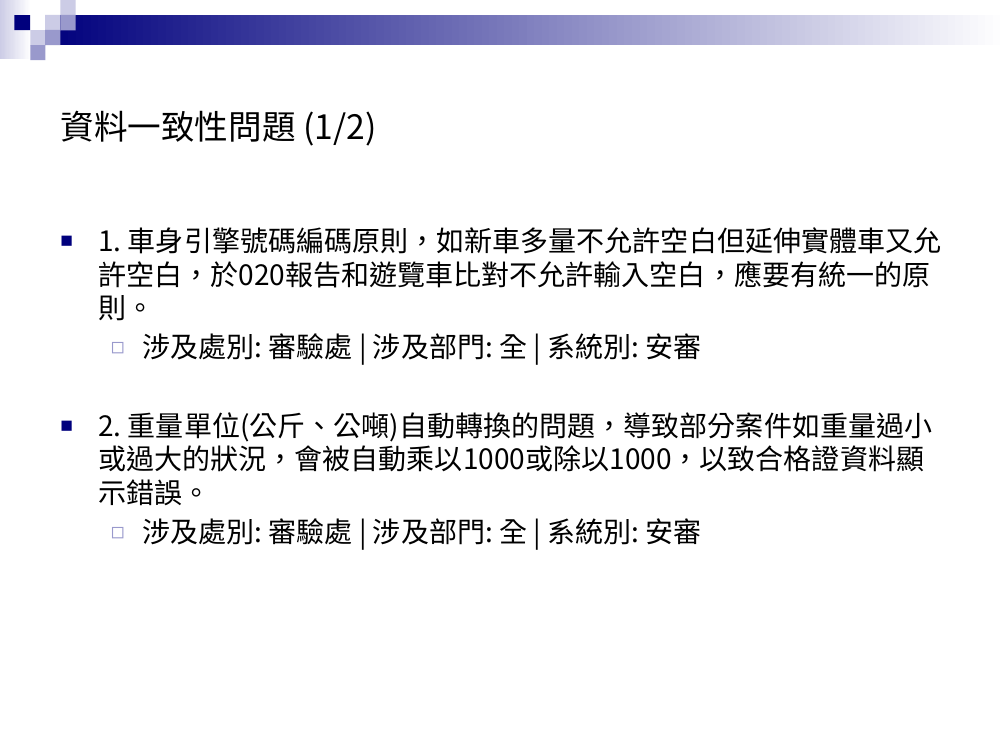
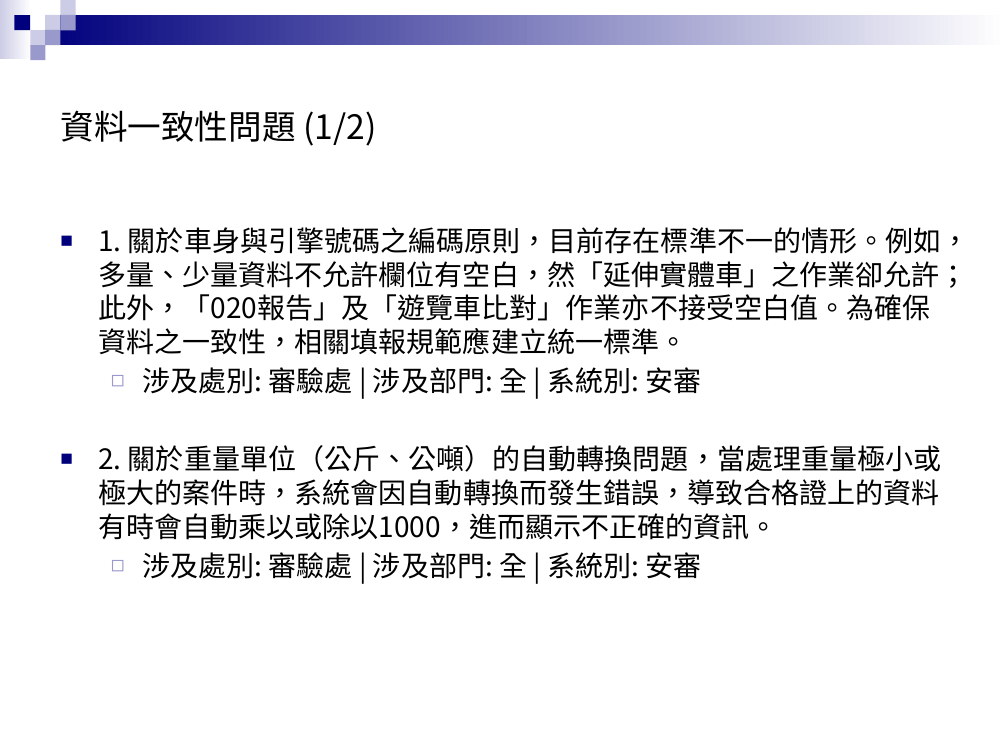
Before and after one commit to zx90316/202508-----, a slide deck: slide 25 of 系統交流會議題簡報.pptx (slide 19 before the commit). Drawn at 1008x756 pixels with LibreOffice and Linux fonts; fonts in the diff are those of the drawing; background and template pictures are left out. Boxes give left, top, right and bottom in pixels: in the first picture for what was removed or moved away, otherwise in the second. Text is boxed around its words. In the diff, an @@ line names an element or a change of style, - is before the commit and + after.

```diff
--- a/系統交流會議題簡報.pptx
+++ b/系統交流會議題簡報.pptx
@@ text at (98, 227, 970, 355): text changed @@
-■ 1. 車身引擎號碼編碼原則，如新車多量不允許空白但延伸實體車又允許空白，於020報告和遊覽車比對不允許輸入空白，應要有統一的原則。
+■ 1. 關於車身與引擎號碼之編碼原則，目前存在標準不一的情形。例如，多量、少量資料不允許欄位有空白，然「延伸實體車」之作業卻允許；此外，「020報告」及「遊覽車比對」作業亦不接受空白值。為確保資料之一致性，相關填報規範應建立統一標準。
@@ text at (98, 445, 942, 540): text changed @@
-■ 2. 重量單位(公斤、公噸)自動轉換的問題，導致部分案件如重量過小或過大的狀況，會被自動乘以1000或除以1000，以致合格證資料顯示錯誤。
+■ 2. 關於重量單位（公斤、公噸）的自動轉換問題，當處理重量極小或極大的案件時，系統會因自動轉換而發生錯誤，導致合格證上的資料有時會自動乘以或除以1000，進而顯示不正確的資訊。
```
Also in this commit, not shown: 22 other slides changed, 5 slides added, 6 other files.
